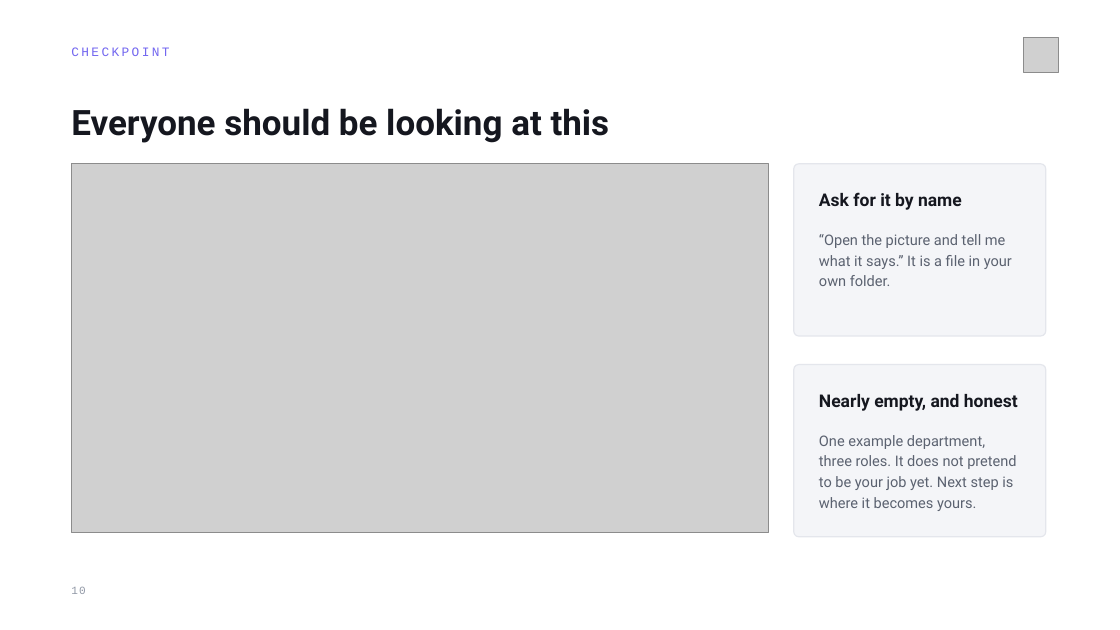
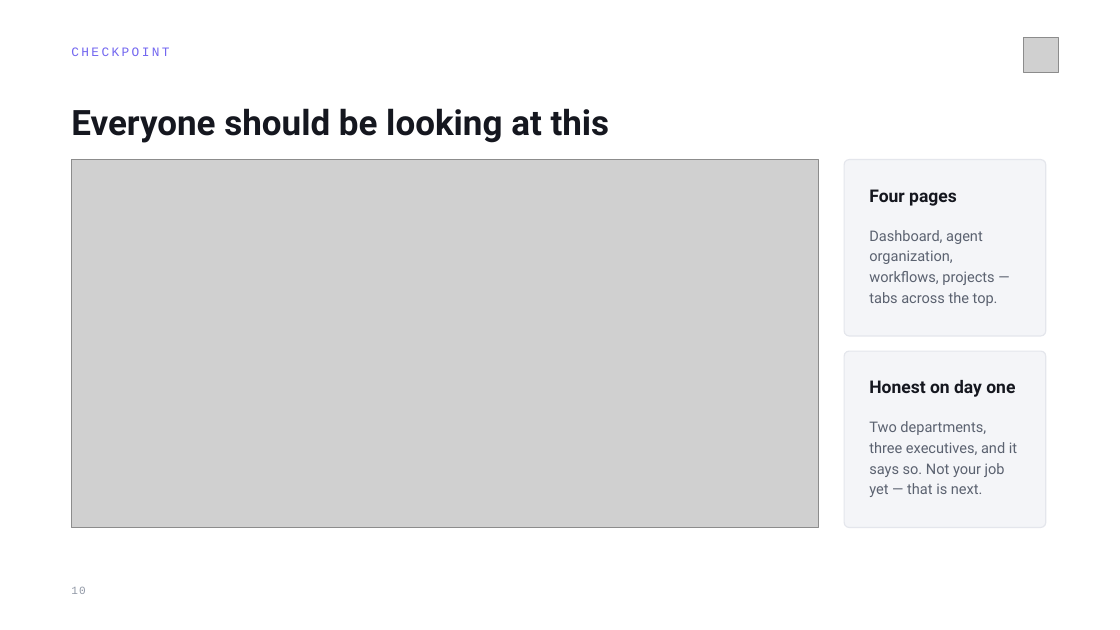
Before and after one commit to MeshPro-iPaaS/ai-ops-framework, a slide deck: slide 10 of docs/Architecture for Agents — a hands-on hour.pptx. Drawn at 1120x630 pixels with LibreOffice and Linux fonts; fonts in the diff are those of the drawing; grey boxes stand for pictures. Boxes give left, top, right and bottom in pixels: in the first picture for what was removed or moved away, otherwise in the second. Text is boxed around its words. In the diff, an @@ line names an element or a change of style, - is before the commit and + after.

```diff
--- a/docs/Architecture for Agents — a hands-on hour.pptx
+++ b/docs/Architecture for Agents — a hands-on hour.pptx
@@ picture: place and size @@
-picture at (71, 164, 769, 533)
+picture at (71, 160, 819, 528)
@@ rounded rectangle: place and size @@
-rounded rectangle at (794, 164, 1046, 336)
+rounded rectangle at (844, 160, 1046, 336)
@@ text at (869, 189, 957, 206): text changed @@
-Ask for it by name
+Four pages
@@ text at (869, 230, 998, 306): text changed @@
-“Open the picture and tell me what it says.” It is a file in your own folder.
+Dashboard, agent organization, workflows, projects — tabs across the top.
@@ rounded rectangle: place and size @@
-rounded rectangle at (794, 365, 1046, 537)
+rounded rectangle at (844, 351, 1046, 528)
@@ text at (869, 380, 1015, 397): text changed @@
-Nearly empty, and honest
+Honest on day one
@@ text at (869, 421, 1017, 497): text changed @@
-One example department, three roles. It does not pretend to be your job yet. Next step is where it becomes yours.
+Two departments, three executives, and it says so. Not your job yet — that is next.
```
Also in this commit, not shown: 2 other slides changed, 1 slide added, 1 slide removed, 1 other file.
